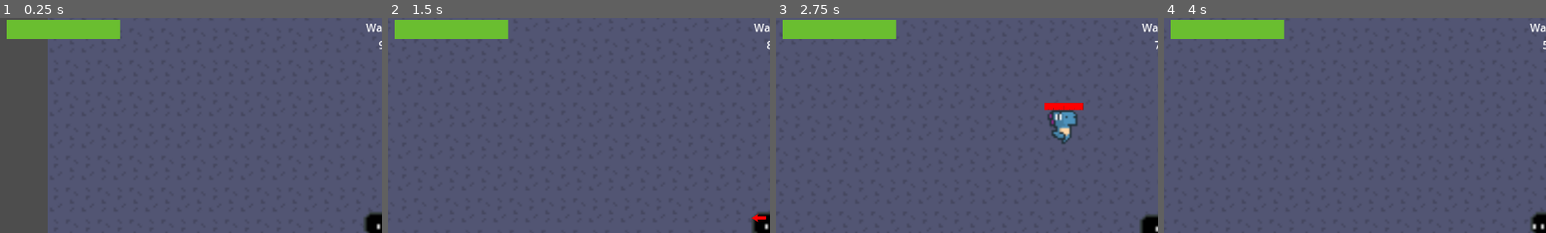
Above: before the commit, frames 1-4 (left to right).
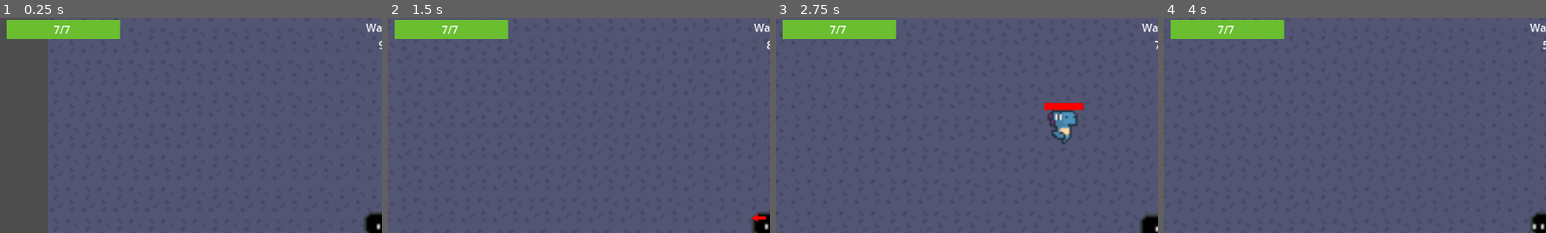
Above: after the commit, the same moments.

Repository: Jacob-Hawksley/Boomerang-Battleground
Game: Godot game, scene res://node.tscn
The game is run twice, just before and just after one commit, with the same random seed, the same clock (stepped at 60 frames per second) and the same inputs.
Inputs:
- Up to frame 1 (0.25 s): no input
- Up to frame 2 (1.5 s): tap Enter at 0.5 s; hold D (right) 0.53-1.28 s; tap Down (aimdown) at 0.6 s; hold S (down) from 1.28 s (still down); tap Left (aimleft) at 1.35 s
- Up to frame 3 (2.75 s): release S (down) at 2.03 s; hold D (right) from 2.03 s (still down); tap Right (aimright) at 2.1 s
- Up to frame 4 (4 s): release D (right) at 2.78 s; hold W (up) 2.78-3.53 s; tap Up (aimup) at 2.85 s; hold A (left) from 3.53 s (still down); tap Space (shoot) at 3.6 s
The pictures show only the part of the screen within x 0-50%, y 1-51%; the shares and areas given below are measured in that part.

The runs differ from the first frame. In frame 1, less than 0.1% of the frame differs, in the area x 14-19%, y 3-8%; in frame 2, less than 0.1%; in frame 3, less than 0.1%; in frame 4, less than 0.1%.

Commit message:
Added a new upgrade

Diff:
--- a/boomerang_area.gd
+++ b/boomerang_area.gd
@@ -15,6 +15,8 @@
 		rotation_degrees -= 180
 	if speed < 750 and needtoturn == false:
 		speed *= 1.04
+	if Main.gamestate == 'upgrade':
+		queue_free()
 
 	position += transform.x * speed * delta
 	timepassed += delta
--- /dev/null
+++ b/healthy.tscn
@@ -0,0 +1,14 @@
+[gd_scene load_steps=3 format=3 uid="uid://buhm61gjqry7w"]
+
+[ext_resource type="Texture2D" uid="uid://bplwhxgfgww3x" path="res://Healthy.png" id="1_rhp5h"]
+[ext_resource type="Script" uid="uid://dii0pogshqbw5" path="res://upgrade_healthy.gd" id="2_16gxb"]
+
+[node name="Healthy" type="Button"]
+offset_right = 8.0
+offset_bottom = 8.0
+text = "HEALTHY
++3 Health"
+icon = ExtResource("1_rhp5h")
+script = ExtResource("2_16gxb")
+
+[connection signal="pressed" from="." to="." method="_on_pressed"]
--- /dev/null
+++ b/label.gd
@@ -0,0 +1 @@
+extends Label
--- a/main.gd
+++ b/main.gd
@@ -10,3 +10,4 @@
 var upgraded = false
 var hpscale = 1
 var damagescale = 1
+var maxhp = 7
--- a/node.tscn
+++ b/node.tscn
@@ -13,6 +13,7 @@
 [ext_resource type="PackedScene" uid="uid://dc5pldnfo6251" path="res://bullet.tscn" id="7_qn3nj"]
 [ext_resource type="Texture2D" uid="uid://dh4xn6rsus3gk" path="res://Arrow.png" id="8_r657h"]
 [ext_resource type="Script" uid="uid://dxs02jn58y0bt" path="res://arrow.gd" id="9_f0urt"]
+[ext_resource type="Script" uid="uid://bdxesetdklt4s" path="res://label.gd" id="9_twhnx"]
 [ext_resource type="Script" uid="uid://jriygc1dts66" path="res://play.gd" id="10_3xwg0"]
 [ext_resource type="Script" uid="uid://bduvhsbrsh1cp" path="res://enemy.gd" id="11_jfkdj"]
 [ext_resource type="Script" uid="uid://drqtls7jlcr8o" path="res://controls.gd" id="12_85l3h"]
@@ -186,6 +187,15 @@
 texture_under = ExtResource("6_oaeeq")
 texture_progress = ExtResource("7_ey15c")
 
+[node name="Label" type="Label" parent="Player/Camera2D/TextureProgressBar"]
+layout_mode = 0
+offset_left = 64.0
+offset_top = 3.00003
+offset_right = 104.0
+offset_bottom = 26.0
+horizontal_alignment = 1
+script = ExtResource("9_twhnx")
+
 [node name="Play" type="Button" parent="Player/Camera2D"]
 process_mode = 3
 offset_left = -181.5
--- a/player.gd
+++ b/player.gd
@@ -6,24 +6,26 @@
 @export var Marker: Marker2D
 @onready var sprite: AnimatedSprite2D = $AnimatedSprite2D
 @onready var hpbar: TextureProgressBar = $Camera2D/TextureProgressBar
+@onready var hpnum: Label = $Camera2D/TextureProgressBar/Label
 var hp = 7
-var maxhp = 7
 var iframes = false
 
 func _ready() -> void:
 	position.x = 500
 	position.y = 500
-	hp = maxhp
-	hpbar.max_value = maxhp
+	hpbar.max_value = Main.maxhp
+	hp = Main.maxhp
+
 func _process(delta: float) -> void:
 	if Input.is_action_just_pressed("shoot"):
 		shoot()
 	hpbar.value = hp
-	if Main.gamestate == 'upgrade':
-		hp = maxhp
-		hpbar.max_value = maxhp
+	if Main.upgraded:
+		hpbar.max_value = Main.maxhp
+		hp = Main.maxhp
 	if hp <= 0:
 		get_tree().quit()
+	hpnum.text = str(hp) + '/' + str(Main.maxhp)
 func get_input():
 	var input_direction = Input.get_vector("left", "right", "up", "down")
 	velocity = input_direction * speed
--- /dev/null
+++ b/upgrade_healthy.gd
@@ -0,0 +1,18 @@
+extends Button
+
+
+# Called when the node enters the scene tree for the first time.
+func _ready() -> void:
+	pass # Replace with function body.
+
+
+# Called every frame. 'delta' is the elapsed time since the previous frame.
+func _process(delta: float) -> void:
+	print(Main.upgraded)
+	if Main.gamestate == 'wave':
+		queue_free()
+
+
+func _on_pressed() -> void:
+	Main.maxhp += 3
+	Main.upgraded = true
--- a/upgrades.gd
+++ b/upgrades.gd
@@ -1,14 +1,16 @@
 extends Node
 var randomcard = null
 @export var bounce: PackedScene = preload("res://bouncy.tscn")
+@export var healthy: PackedScene = preload("res://healthy.tscn")
 @onready var player: CharacterBody2D = get_node('../Player')
 var wavebuffer = false
 func _process(delta: float) -> void:
 	if Main.gamestate == 'upgrade' and wavebuffer == false:
+		await get_tree().create_timer(0.2).timeout
 		wavebuffer = true
 		get_tree().paused = true
 		for i in range(2):
-			randomcard = randi() % 1
+			randomcard = randi() % 2
 			if randomcard == 0:
 				var b = bounce.instantiate()
 				add_child(b)
@@ -19,9 +21,19 @@
 				else:
 					b.position.x += 49.5
 					b.position.y += -48
+			if randomcard == 1:
+				var h = healthy.instantiate()
+				add_child(h)
+				h.position = player.global_position
+				if i == 0:
+					h.position.x += -181.5
+					h.position.y += -49
+				else:
+					h.position.x += 49.5
+					h.position.y += -48
 	if Main.upgraded == true:
 			print('a')
-			Main.wavetimer = 60
+			Main.wavetimer = 10
 			Main.wave += 1
 			Main.hpscale *= 1.1
 			Main.damagescale *= 1.1
Binary file added: Healthy.png
Not shown, added: Healthy.png.import
Not shown, added: label.gd.uid
Not shown: 1 places in node.tscn that only renumber resources
Not shown, added: upgrade_healthy.gd.uid
Not shown, added: ouch-x86_64-linux-musl
